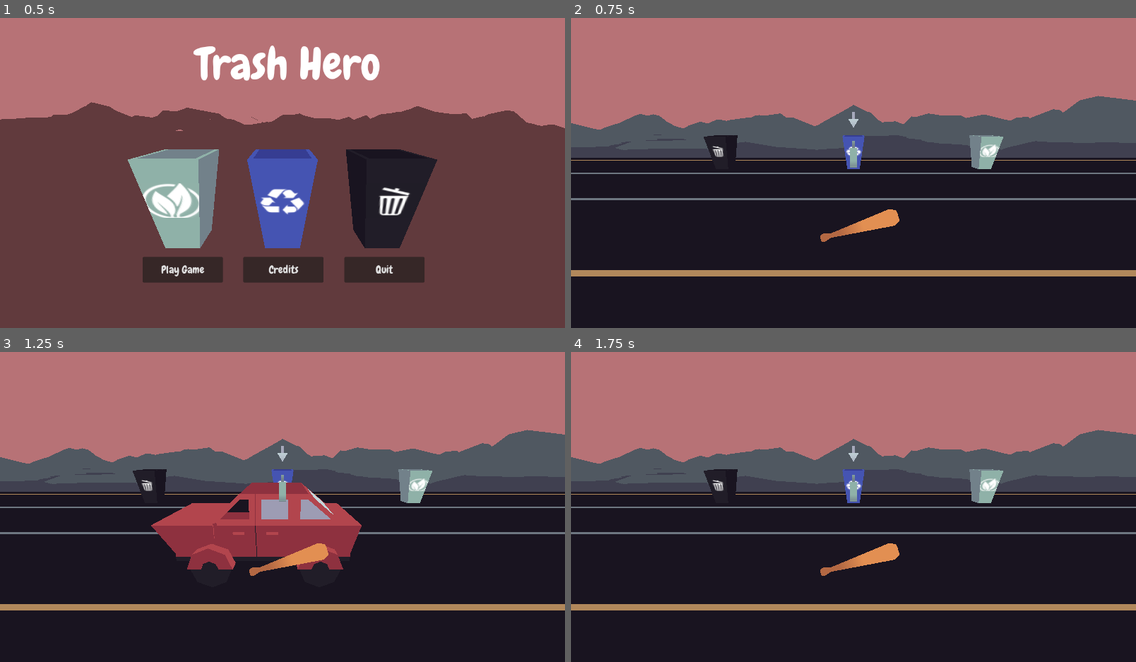
Above: before the commit, frames 1-4 (two rows, left to right).
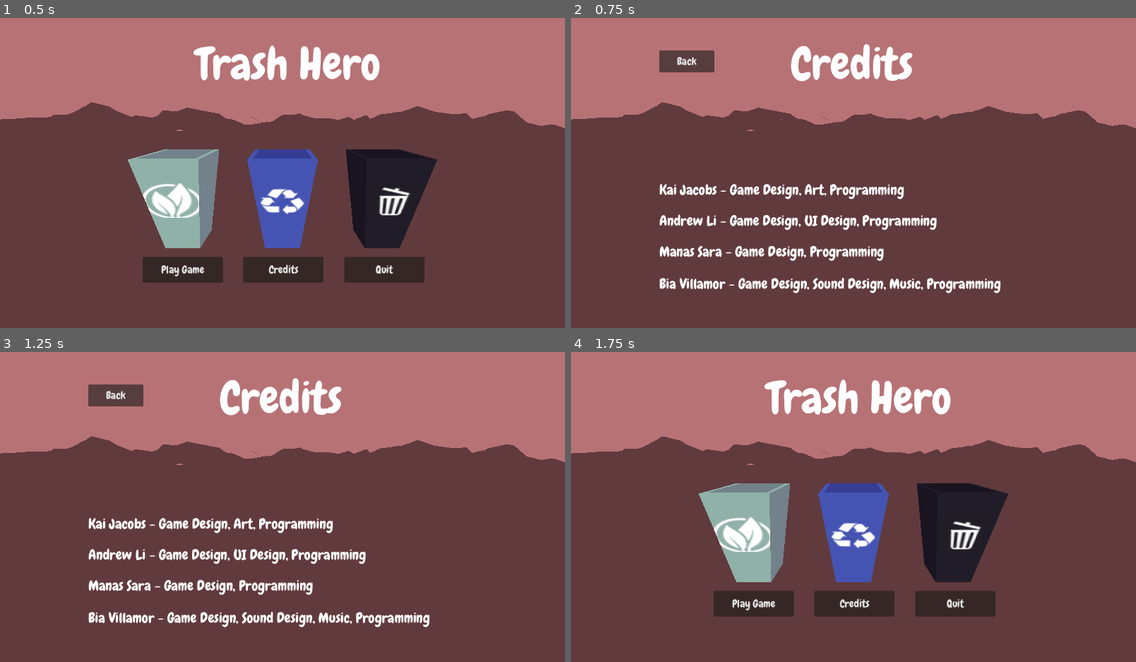
Above: after the commit, the same moments.

Repository: Manas701/SVCGameJam
Game: Godot game, scene res://scenes/opening.tscn
The game is run twice, just before and just after one commit, with the same random seed, the same clock (stepped at 60 frames per second) and the same inputs. This scene is started directly instead of the project's main scene. Sound files missing from this copy of the repository are replaced by a short silence.
Inputs (mouse positions are in pixels of both pictures, inside the frame that each line leads up to):
- Up to frame 1 (0.5 s): no input
- Up to frame 2 (0.75 s): click "Credits" at 0.5 s
- Up to frame 3 (1.25 s): no input
- Up to frame 4 (1.75 s): click (689, 395) at 1.25 s, where only the run after the commit has a clickable "Back"

Frame 1 is identical in both runs. In frame 2, 72% of the frame differs, in the area x 0-100%, y 8-100%; in frame 3, 72%; in frame 4, 69%.

Commit message:
Update creditsButton.gd

Diff:
--- a/assets/scripts/creditsButton.gd
+++ b/assets/scripts/creditsButton.gd
@@ -2,4 +2,4 @@
 
 
 func _on_pressed():
-	get_tree().change_scene_to_file("res://scenes/manasScene.tscn")
+	get_tree().change_scene_to_file("res://scenes/credits.tscn")
